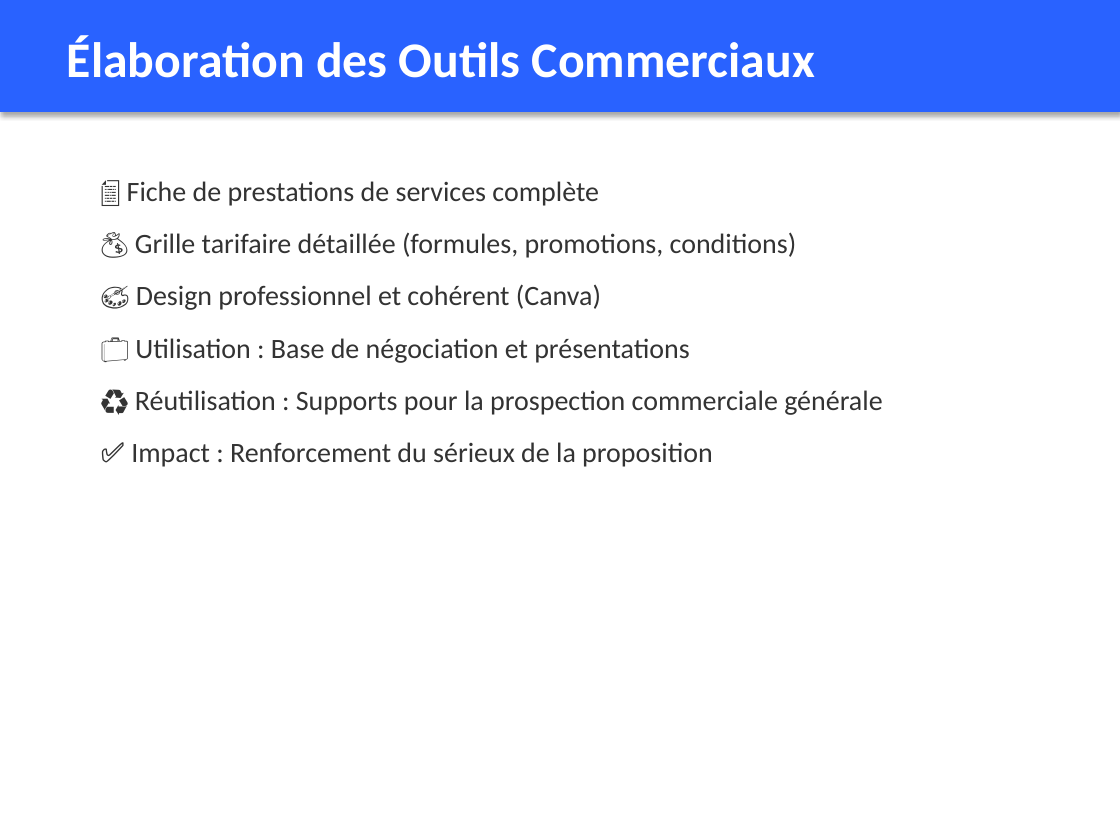
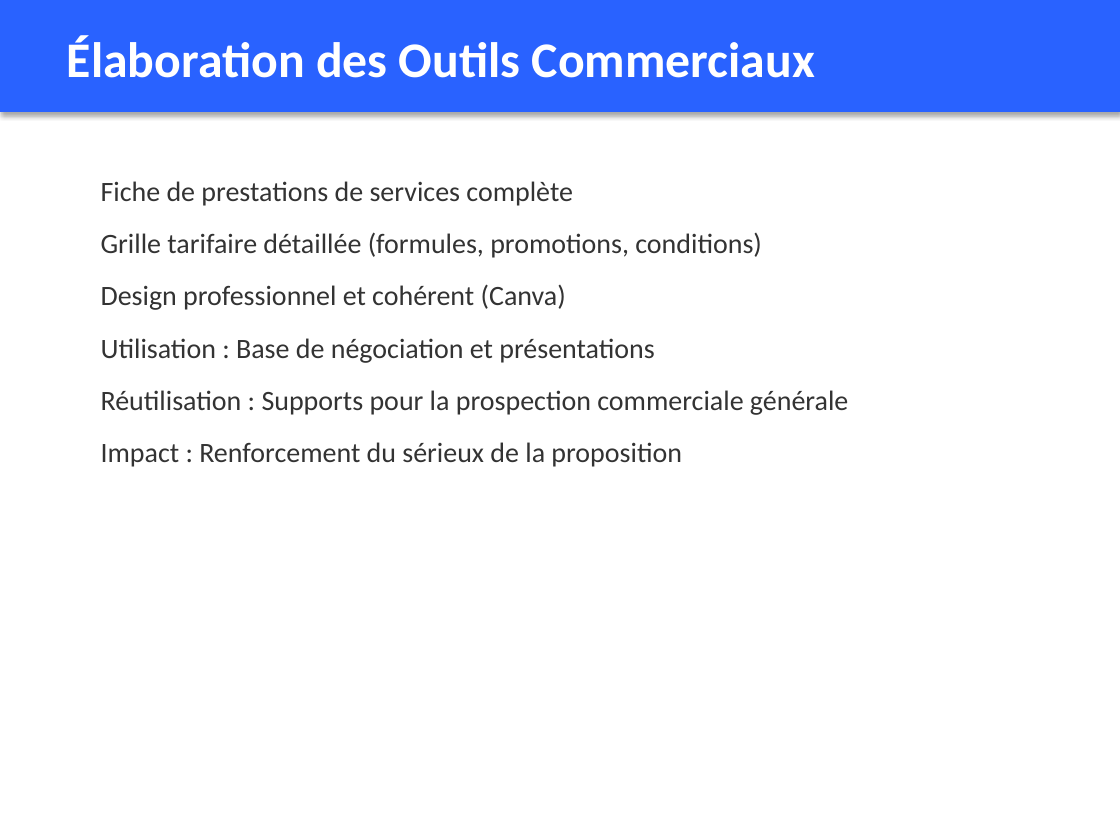
Before and after one commit to DOCK221/lbdmuser.github.io, a slide deck: slide 13 of Soutenance_Mouhamadou_Sow_B3_CDI.pptx. Drawn at 1120x840 pixels with LibreOffice and Linux fonts; fonts in the diff are those of the drawing. Boxes give left, top, right and bottom in pixels: in the first picture for what was removed or moved away, otherwise in the second. Text is boxed around its words. In the diff, an @@ line names an element or a change of style, - is before the commit and + after.

Commit message:
feat: présentation sans émojis + version PDF
- Suppression de tous les émojis de la présentation
- Ajout de la version PDF (24 pages, 111 Ko)
- Présentation prête pour la soutenance

```diff
--- a/Soutenance_Mouhamadou_Sow_B3_CDI.pptx
+++ b/Soutenance_Mouhamadou_Sow_B3_CDI.pptx
@@ text at <box>101,181,848,467</box>: text changed @@
-📄 Fiche de prestations de services complète
-💰 Grille tarifaire détaillée (formules, promotions, conditions)
-🎨 Design professionnel et cohérent (Canva)
-💼 Utilisation : Base de négociation et présentations
-♻️ Réutilisation : Supports pour la prospection commerciale générale
-✅ Impact : Renforcement du sérieux de la proposition
+Fiche de prestations de services complète
+Grille tarifaire détaillée (formules, promotions, conditions)
+Design professionnel et cohérent (Canva)
+Utilisation : Base de négociation et présentations
+Réutilisation : Supports pour la prospection commerciale générale
+Impact : Renforcement du sérieux de la proposition
```
Also in this commit, not shown: 20 other slides changed, 2 other files.
